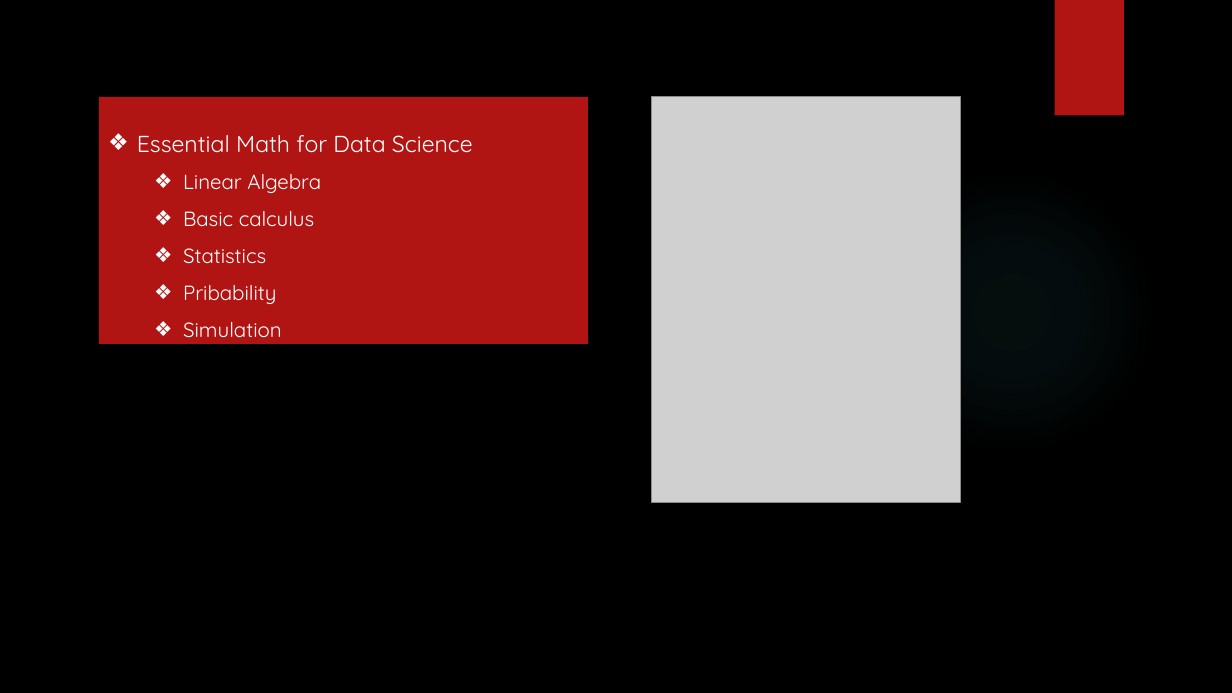
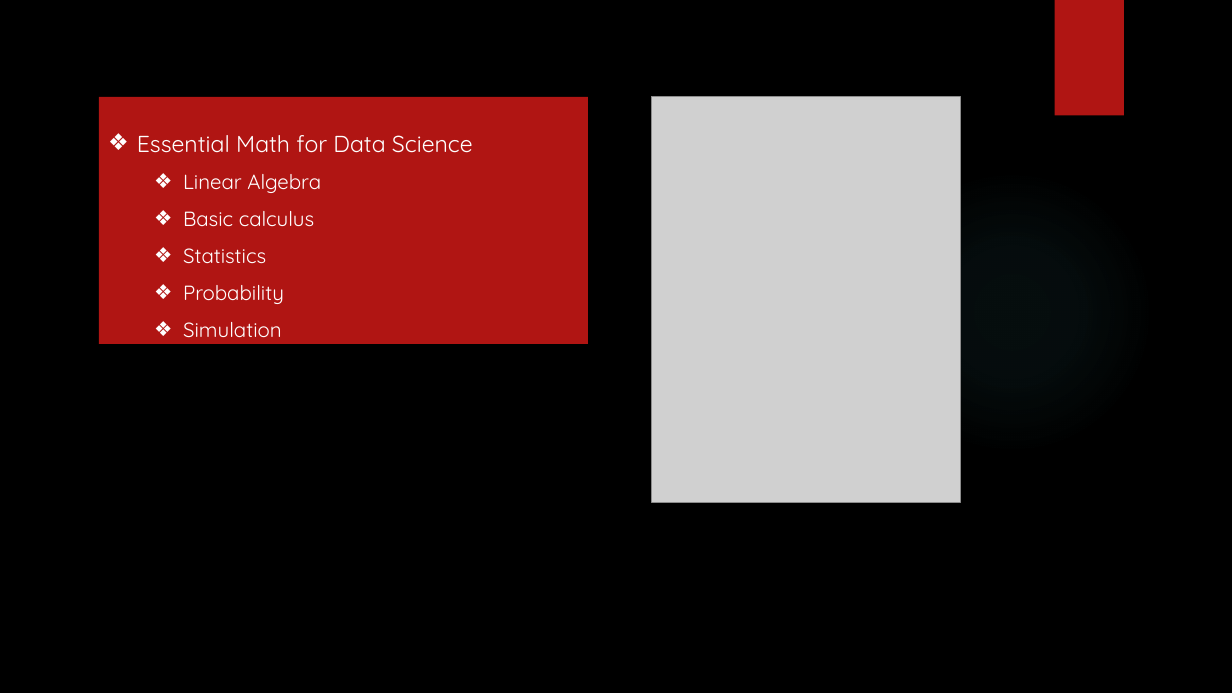
Before and after one commit to ancestor9/Introduction-to-BigData-Analysis, a slide deck: slide 17 of AI Literacy.pptx. Drawn at 1232x693 pixels with LibreOffice and Linux fonts; fonts in the diff are those of the drawing; grey boxes stand for pictures; background and template pictures are left out. Boxes give left, top, right and bottom in pixels: in the first picture for what was removed or moved away, otherwise in the second. Text is boxed around its words. In the diff, an @@ line names an element or a change of style, - is before the commit and + after.

```diff
--- a/AI Literacy.pptx
+++ b/AI Literacy.pptx
@@ text in rectangle at bbox=[183, 285, 284, 304]: text changed @@
-  ❖ Pribability
+  ❖ Probability
```
